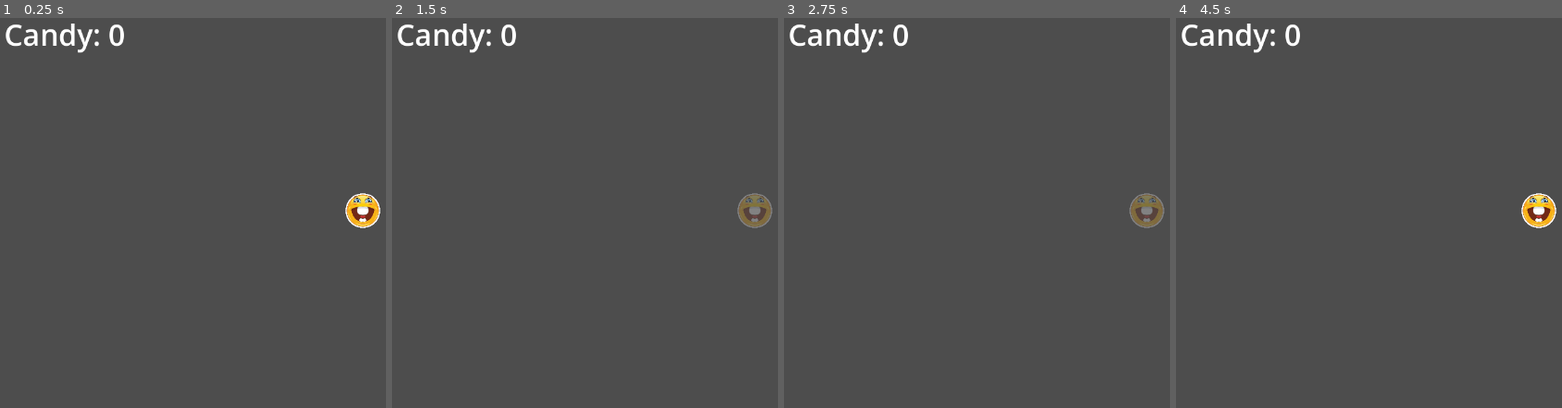
Above: before the commit, frames 1-4 (left to right).
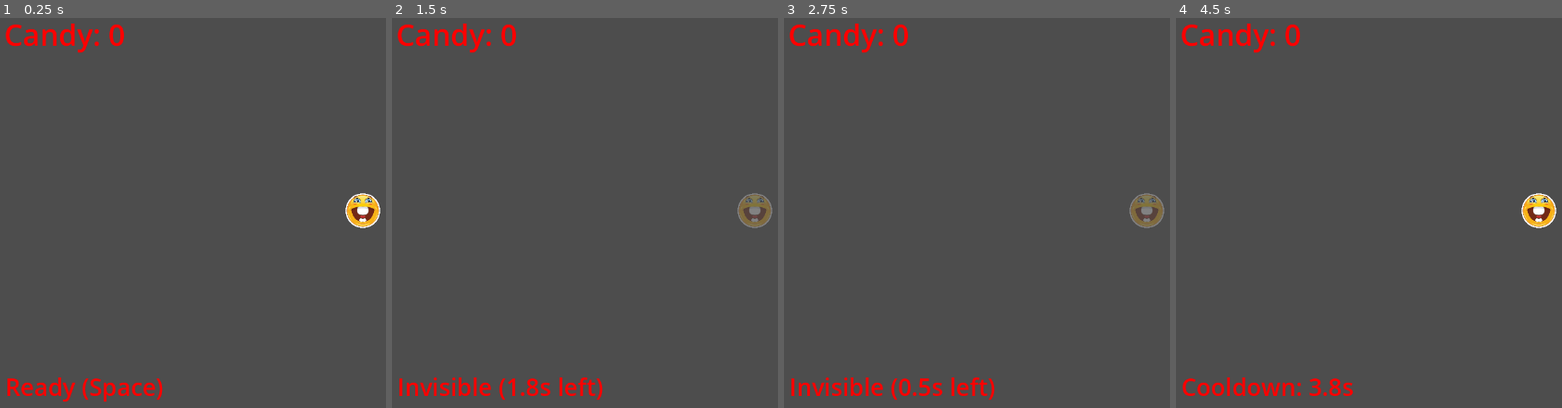
Above: after the commit, the same moments.

Repository: ariestantodion/masks-jam-86
Game: Godot game, scene res://scenes/Player.tscn
Two runs of this game, one before a commit and one after it. Both use one fixed random seed, a clock stepped at 60 frames per second and the inputs below.
Inputs:
- Up to frame 1 (0.25 s): no input
- Up to frame 2 (1.5 s): tap Enter at 0.5 s; hold Right (ui_right) 0.53-1.28 s; tap E (Interact) at 0.6 s; tap Space (activate_invisibility) at 1.25, 1.35 s; hold Down (ui_down) from 1.28 s (still down)
- Up to frame 3 (2.75 s): tap Enter at 2 s; release Down (ui_down) at 2.03 s; hold Right (ui_right) from 2.03 s (still down); tap E (Interact) at 2.1 s
- Up to frame 4 (4.5 s): tap Space (activate_invisibility) at 2.75, 2.85, 4.35 s; release Right (ui_right) at 2.78 s; hold Up (ui_up) 2.78-3.53 s; hold Left (ui_left) from 3.53 s (still down); tap E (Interact) at 3.6 s

The runs differ from the first frame. In frame 1, 1.6% of the frame differs, in the area x 1-43%, y 1-99%; in frame 2, 1.7%; in frame 3, 1.8%, in the area x 1-55%, y 1-99%; in frame 4, 1.6%.

Commit message:
Invisibility Cooldowntimer and Indicator

Diff:
--- a/scenes/Player.tscn
+++ b/scenes/Player.tscn
@@ -8,7 +8,7 @@
 radius = 30.0
 height = 60.0
 
-[node name="Player" type="CharacterBody2D"]
+[node name="Player" type="CharacterBody2D" groups=["player"]]
 script = ExtResource("1_p0vlq")
 
 [node name="Sprite2D" type="Sprite2D" parent="."]
--- a/scenes/UI.tscn
+++ b/scenes/UI.tscn
@@ -1,14 +1,33 @@
-[gd_scene load_steps=2 format=3 uid="uid://di0ka1y1bfn6m"]
+[gd_scene load_steps=3 format=3 uid="uid://di0ka1y1bfn6m"]
 
 [ext_resource type="Script" uid="uid://rhpnds0t83ad" path="res://scripts/UI.gd" id="1_dj8aq"]
+[ext_resource type="Script" uid="uid://d0v76yj1oslet" path="res://scripts/InvisibilityUI.gd" id="2_ro3t7"]
 
 [node name="UI" type="CanvasLayer"]
 script = ExtResource("1_dj8aq")
 
 [node name="CandyLabel" type="Label" parent="."]
+modulate = Color(1, 0, 0, 1)
 offset_left = 20.0
 offset_top = 20.0
 offset_right = 86.0
 offset_bottom = 43.0
 theme_override_font_sizes/font_size = 51
 text = "Candy: 0"
+
+[node name="InvisibilityUI" type="Control" parent="."]
+layout_mode = 3
+anchors_preset = 0
+offset_right = 40.0
+offset_bottom = 40.0
+script = ExtResource("2_ro3t7")
+
+[node name="StatusLabel" type="Label" parent="InvisibilityUI"]
+modulate = Color(1, 0, 0, 1)
+layout_mode = 0
+offset_left = 22.0
+offset_top = 636.0
+offset_right = 969.0
+offset_bottom = 700.0
+theme_override_font_sizes/font_size = 41
+text = "Test"
--- /dev/null
+++ b/scripts/InvisibilityUI.gd
@@ -0,0 +1,47 @@
+#InvisibilityUI.gd
+extends Control
+
+@onready var status: Label = $StatusLabel
+var player: Node = null
+
+func _ready() -> void:
+	# Find the Player node (must be in the "player" group)
+	player = get_tree().get_first_node_in_group("player")
+	if not player:
+		push_warning("No player found for InvisibilityUI")
+		return
+
+	# Wait one frame to let Player._ready() finish creating timers
+	await get_tree().process_frame
+
+	# Connect to player timers safely
+	if player.has_node("_invis_timer"):
+		player._invis_timer.timeout.connect(_on_invis_end)
+	if player.has_node("_cooldown_timer"):
+		player._cooldown_timer.timeout.connect(_on_cooldown_end)
+
+	# Initialize label
+	_update_label("Ready (Space)")
+
+func _process(_delta: float) -> void:
+	if not player:
+		return
+
+	if player.is_invisible and player._invis_timer:
+		_update_label("Invisible (%.1fs left)" % player._invis_timer.time_left)
+	elif player.on_cooldown and player._cooldown_timer:
+		_update_label("Cooldown: %.1fs" % player._cooldown_timer.time_left)
+	else:
+		_update_label("Ready (Space)")
+
+func _on_invis_end() -> void:
+	_update_label("Cooldown…")
+
+func _on_cooldown_end() -> void:
+	_update_label("Ready (Space)")
+
+func _on_level_change(_lvl: int) -> void:
+	_update_label("Level up!")
+
+func _update_label(text: String) -> void:
+	status.text = text
Not shown, added: scripts/InvisibilityUI.gd.uid
